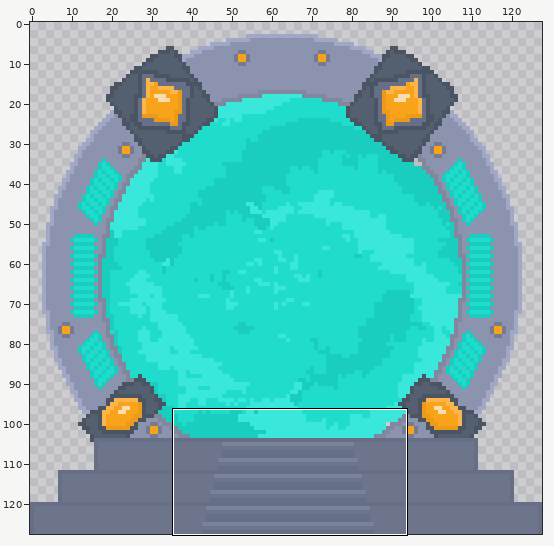
Pixel-art file: Assets/GFX/Time Gates/Labolatory time gate.aseprite. Above, an overview of the earlier version with the close-up marked.
Close-up. As it was:
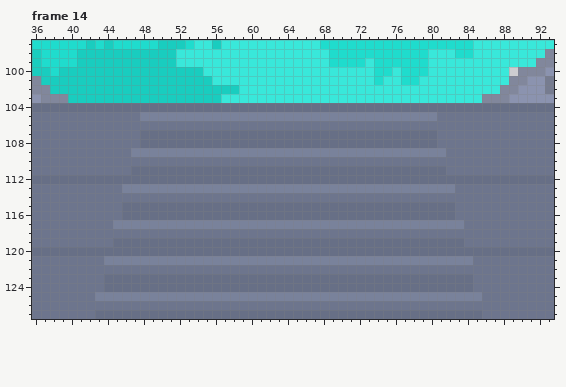
128x128 pixels, 14 frames. Colours within 5 levels of each other are drawn and written as one. Shown: frame 14: x 36..93, y 97..127. The commit also changed other frames or places, which this record leaves out.
Once edited:
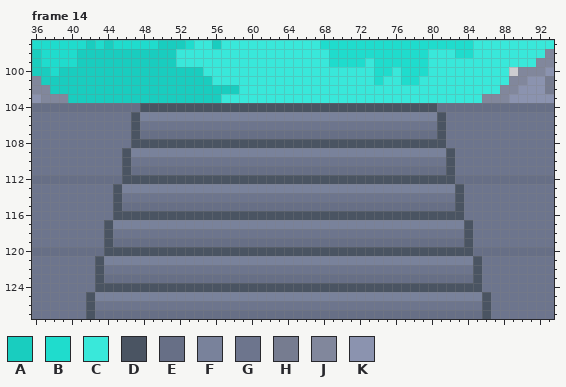
Palette (. is transparent): A #19cdbf  B #1fdccd  C #39e8da  D #4a5462  E #676f86  F #79829b  G #6d758d  H #767c90  J #81879c  K #8b93af
The edit:
Changed rows in their new state; - is an unchanged pixel.
Frame 14, layer "Stair shadow":
first column x 42:
104 ------DDDDDDDDDDDDDDDDDDDDDDDDDDDDDDDDD------
105 -----D---------------------------------D-----
106 -----D---------------------------------D-----
107 -----D---------------------------------D-----
108 -----DDDDDDDDDDDDDDDDDDDDDDDDDDDDDDDDDDD-----
109 ----D-----------------------------------D----
110 ----D-----------------------------------D----
111 ----D-----------------------------------D----
112 ----DDDDDDDDDDDDDDDDDDDDDDDDDDDDDDDDDDDDD----
113 ---D-------------------------------------D---
114 ---D-------------------------------------D---
115 ---D-------------------------------------D---
116 ---DDDDDDDDDDDDDDDDDDDDDDDDDDDDDDDDDDDDDDD---
117 --D---------------------------------------D--
118 --D---------------------------------------D--
119 --D---------------------------------------D--
120 --DDDDDDDDDDDDDDDDDDDDDDDDDDDDDDDDDDDDDDDDD--
121 -D-----------------------------------------D-
122 -D-----------------------------------------D-
123 -D-----------------------------------------D-
124 -DDDDDDDDDDDDDDDDDDDDDDDDDDDDDDDDDDDDDDDDDDD-
125 D-------------------------------------------D
126 D-------------------------------------------D
127 D-------------------------------------------D
